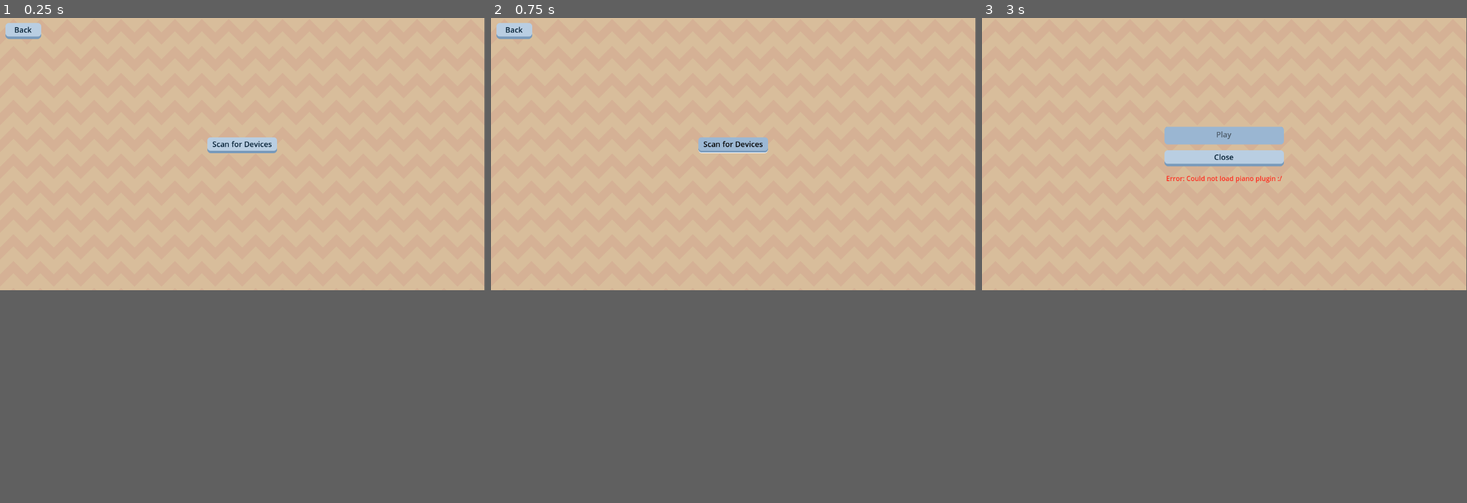
Above: before the commit, frames 1-3 (left to right).
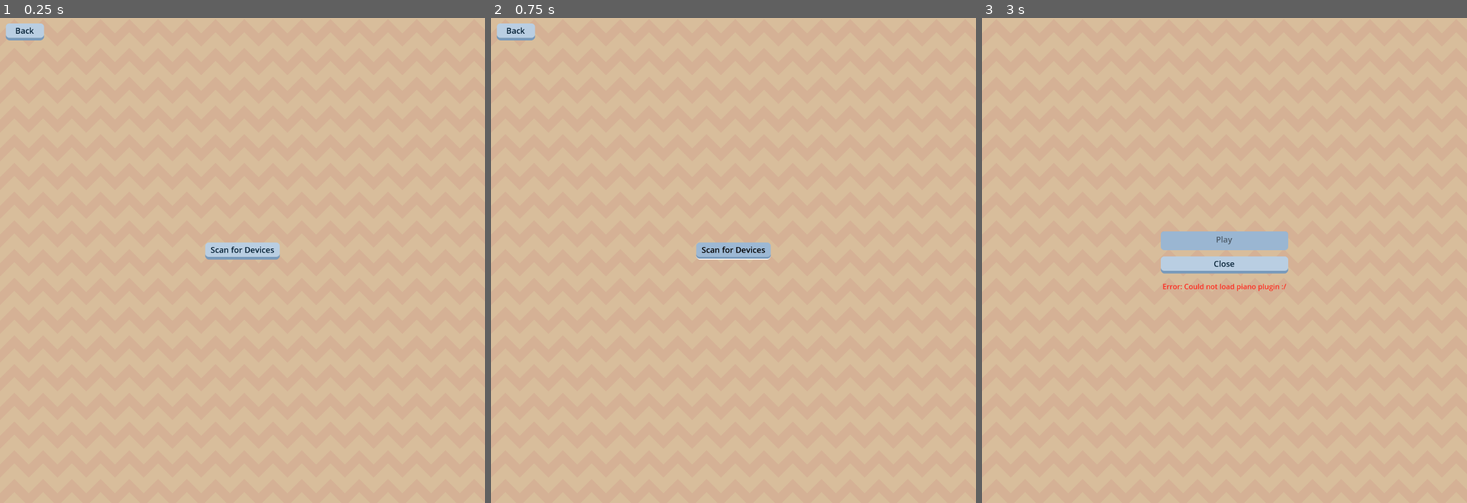
Above: after the commit, the same moments.

Repository: ChargeIn/PianoLearner
Game: Godot game, scene res://piano_setup/setup_menu.tscn
Two runs of this game, one before a commit and one after it. Both use one fixed random seed, a clock stepped at 60 frames per second and the inputs below. This scene is started directly instead of the project's main scene.
Inputs:
- Up to frame 1 (0.25 s): no input
- Up to frame 2 (0.75 s): click "Scan for Devices" at 0.5 s
- Up to frame 3 (3 s): click "Scan for Devices" at 1.25 s; click "Scan for Devices" at 2 s; click "Back" at 2.75 s
In our replay, the window is 799x449 before the commit and 800x800 after it. These sizes can differ from the game's own. Grey fills any space a smaller window leaves; there, only what the larger window draws over its background counts as a difference.

The runs differ from the first frame. In frame 1, 1.1% of the frame differs, in the area x 1-58%, y 1-50%; in frame 2, 1.1%; in frame 3, 4.0%, in the area x 36-64%, y 22-57%.
Error before the commit: Invalid call. Nonexistent function 'scanBLEDevices' in base 'Nil'. (res://globals/piano_manager.gd:46)
Error after the commit: Invalid call. Nonexistent function 'scanBLEDevices' in base 'Nil'. (res://globals/piano_manager.gd:55)

Commit message:
Further implementation of the confirm dialogs

Diff:
--- a/godot/globals/piano_manager.gd
+++ b/godot/globals/piano_manager.gd
@@ -7,8 +7,12 @@
 
 const BLUETOOTH_SCAN_STARTED = "started"
 const BLUETOOTH_SCAN_LOCATION_DISABLED = "locationDisabled"
+const BLUETOOTH_SCAN_BLUETOOTH_DISABLED = "bluetoothDisabled"
 const BLUETOOTH_SCAN_NEW_DEVICES = "newDevices"
 const BLUETOOTH_SCAN_STOPPED = "stopped"
+
+signal confirm_location_access()
+signal confirm_bluetooth_access()
 
 var is_loaded = false
 var is_connected = false
@@ -36,6 +40,11 @@
 	print("Event: " + event);
 
 	if(event == BLUETOOTH_SCAN_LOCATION_DISABLED):
+		confirm_location_access.emit()
+		pass
+
+	if(event == BLUETOOTH_SCAN_BLUETOOTH_DISABLED):
+		confirm_bluetooth_access.emit()
 		pass
 
 
@@ -45,6 +54,11 @@
 func scan_for_devices() -> void:
 	connector_plugin.scanBLEDevices()
 
+func enable_location() -> void:
+	connector_plugin.enableLocation()
+
+func enable_bluetooth() ->void:
+	connector_plugin.enableBluetooth()
 
 func start_game() -> void:
 	if !is_connected:
--- a/godot/piano_setup/setup_menu.gd
+++ b/godot/piano_setup/setup_menu.gd
@@ -1,5 +1,10 @@
 extends Control
 
+@onready var confrim_dialog: ConfirmDialog = %ConfirmDialog
+
+func _ready() -> void:
+	PianoManager.confirm_bluetooth_access.connect(_open_confirm_bluetooth_access)
+	PianoManager.confirm_location_access.connect(_open_confirm_location_access)
 
 func _on_back_pressed() -> void:
 	PianoManager.to_main_menu()
@@ -7,3 +12,25 @@
 
 func _on_scan_devices_pressed() -> void:
 	PianoManager.scan_for_devices()
+
+func _open_confirm_bluetooth_access() -> void:
+	confrim_dialog.customize("Allow bluetooth access", "To find the piano the app needs to access bluetooth.", "Allow", "Cancel")
+	confrim_dialog.show()
+	confrim_dialog.confirmed.connect(_confirm_bluetooth_access_callback)
+
+func _confirm_bluetooth_access_callback(confirmed: bool) -> void:
+	confrim_dialog.confirmed.disconnect(_confirm_bluetooth_access_callback)
+
+	if(confirmed):
+		PianoManager.enable_bluetooth();
+
+func _open_confirm_location_access() -> void:
+	confrim_dialog.customize("Allow location access", "To find the piano the app needs to access to the location of the phone.", "Allow", "Cancel")
+	confrim_dialog.show()
+	confrim_dialog.confirmed.connect(_confirm_location_access_callback)
+
+func _confirm_location_access_callback(confirmed: bool) -> void:
+	confrim_dialog.confirmed.disconnect(_confirm_location_access_callback)
+
+	if(confirmed):
+		PianoManager.enable_location()
--- a/godot/piano_setup/setup_menu.tscn
+++ b/godot/piano_setup/setup_menu.tscn
@@ -1,8 +1,9 @@
-[gd_scene load_steps=4 format=3 uid="uid://dflte2g5hr8oy"]
+[gd_scene load_steps=5 format=3 uid="uid://dflte2g5hr8oy"]
 
 [ext_resource type="Script" uid="uid://dlul66ks10fpo" path="res://piano_setup/setup_menu.gd" id="1_h8t14"]
 [ext_resource type="Texture2D" uid="uid://dxngy6k2ptp5f" path="res://assets/Brown.png" id="1_q4vcb"]
 [ext_resource type="Theme" uid="uid://jtqqgwbwjkiv" path="res://theme/theme.tres" id="2_h8t14"]
+[ext_resource type="PackedScene" uid="uid://ca5qdb0pgigvq" path="res://scenes/confirm_dialog.tscn" id="4_migc0"]
 
 [node name="SetupMenu" type="Control"]
 layout_mode = 3
@@ -59,5 +60,9 @@
 layout_mode = 2
 theme_override_colors/font_color = Color(1, 0.174173, 0.127216, 1)
 
+[node name="ConfirmDialog" parent="." instance=ExtResource("4_migc0")]
+unique_name_in_owner = true
+layout_mode = 1
+
 [connection signal="pressed" from="Back" to="." method="_on_back_pressed"]
 [connection signal="pressed" from="VBoxContainer/ScanDevices" to="." method="_on_scan_devices_pressed"]
--- a/godot/project.godot
+++ b/godot/project.godot
@@ -21,6 +21,10 @@
 
 [display]
 
+window/size/viewport_width=1080
+window/size/viewport_height=1080
+window/stretch/mode="viewport"
+window/stretch/aspect="expand"
 window/handheld/orientation=6
 
 [editor]
--- a/godot/scenes/confirm_dialog.tscn
+++ b/godot/scenes/confirm_dialog.tscn
@@ -1,12 +1,28 @@
-[gd_scene load_steps=2 format=3 uid="uid://ca5qdb0pgigvq"]
+[gd_scene load_steps=4 format=3 uid="uid://ca5qdb0pgigvq"]
 
 [ext_resource type="Script" uid="uid://ca1qo5qreocrf" path="res://scripts/confirm_dialog.gd" id="1_sjrqf"]
+[ext_resource type="Theme" uid="uid://jtqqgwbwjkiv" path="res://theme/theme.tres" id="3_1iand"]
+
+[sub_resource type="StyleBoxFlat" id="StyleBoxFlat_8vfe7"]
+bg_color = Color(0, 0.42451882, 0.4728347, 1)
+border_width_left = 2
+border_width_top = 2
+border_width_right = 2
+border_width_bottom = 2
+border_color = Color(0.47058824, 0.6039216, 0.73333335, 1)
+corner_radius_top_left = 12
+corner_radius_top_right = 12
+corner_radius_bottom_right = 12
+corner_radius_bottom_left = 12
+shadow_size = 4
 
 [node name="ConfirmDialog" type="Control"]
 layout_mode = 3
 anchors_preset = 15
 anchor_right = 1.0
 anchor_bottom = 1.0
+offset_left = -1.0
+offset_right = -1.0
 grow_horizontal = 2
 grow_vertical = 2
 script = ExtResource("1_sjrqf")
@@ -34,6 +50,8 @@
 offset_bottom = 20.0
 grow_horizontal = 2
 grow_vertical = 2
+theme_override_styles/panel = SubResource("StyleBoxFlat_8vfe7")
+metadata/_edit_group_ = true
 
 [node name="MarginContainer" type="MarginContainer" parent="Modal"]
 layout_mode = 2
@@ -59,18 +77,20 @@
 [node name="HBoxContainer" type="HBoxContainer" parent="Modal/MarginContainer/VBoxContainer"]
 layout_mode = 2
 size_flags_vertical = 8
-theme_override_constants/separation = 8
+theme_override_constants/separation = 32
 alignment = 1
-
-[node name="ActionButton" type="Button" parent="Modal/MarginContainer/VBoxContainer/HBoxContainer"]
-unique_name_in_owner = true
-layout_mode = 2
-size_flags_horizontal = 4
-text = "Cancel"
 
 [node name="CancelButton" type="Button" parent="Modal/MarginContainer/VBoxContainer/HBoxContainer"]
 unique_name_in_owner = true
 layout_mode = 2
 size_flags_horizontal = 4
+theme = ExtResource("3_1iand")
+text = "Cancel"
+
+[node name="ConfirmButton" type="Button" parent="Modal/MarginContainer/VBoxContainer/HBoxContainer"]
+unique_name_in_owner = true
+layout_mode = 2
+size_flags_horizontal = 4
+theme = ExtResource("3_1iand")
 text = "Confirm
 "
--- a/godot/scripts/confirm_dialog.gd
+++ b/godot/scripts/confirm_dialog.gd
@@ -6,7 +6,7 @@
 @onready var message_label: Label = %MessageLabel
 
 @onready var cancel_button: Button = %CancelButton
-@onready var action_button: Button = %ActionButton
+@onready var action_button: Button = %ConfirmButton
 
 var is_open: bool = false
 
Not shown, changed: godot/addons/PianoConnectorPlugin/export_plugin.gd.uid
Not shown, changed: android/plugin/src/main/java/org/flop/plugin/android/piano_connector/BluetoothHandler.kt
Not shown, changed: godot/addons/PianoConnectorPlugin/bin/debug/PianoConnectorPlugin-debug.aar
Not shown, changed: godot/addons/PianoConnectorPlugin/bin/release/PianoConnectorPlugin-release.aar
